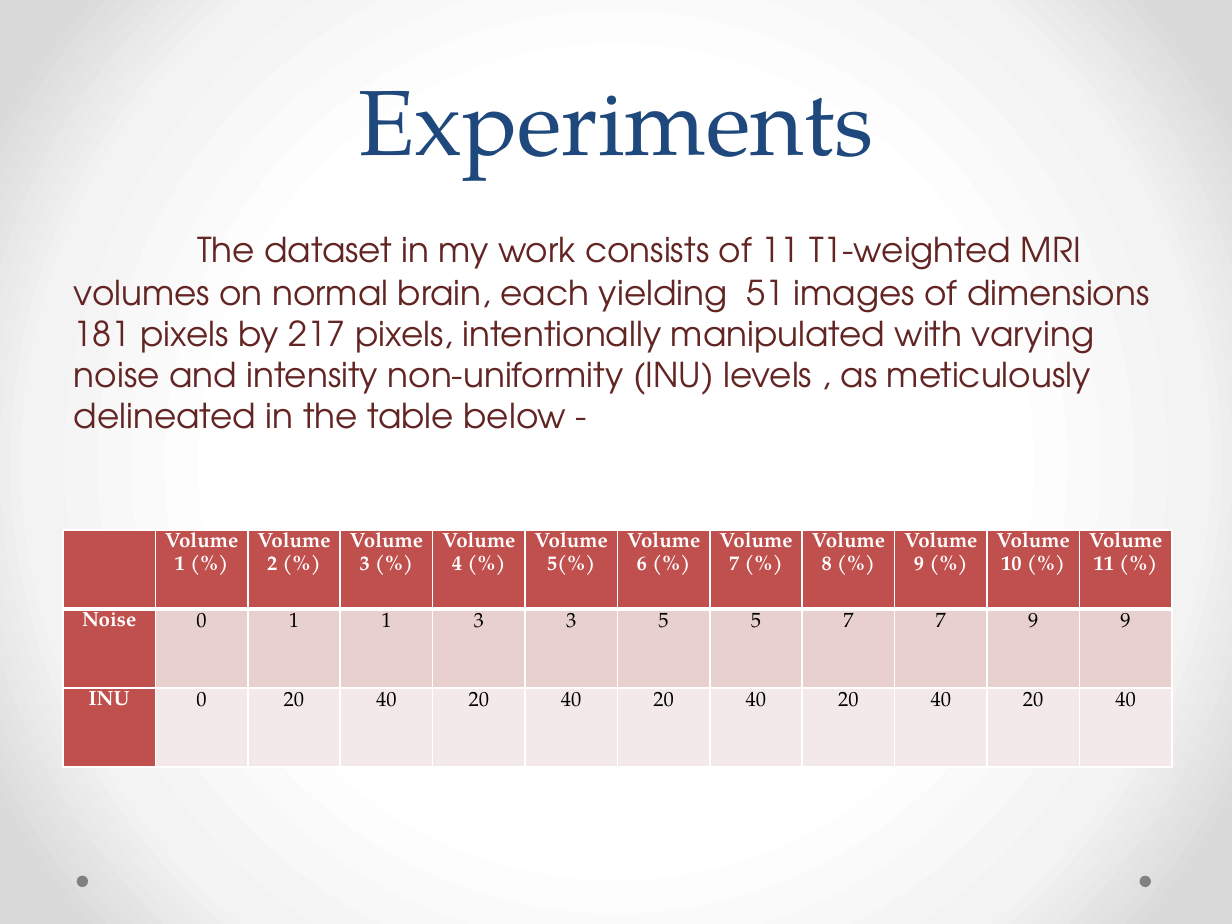
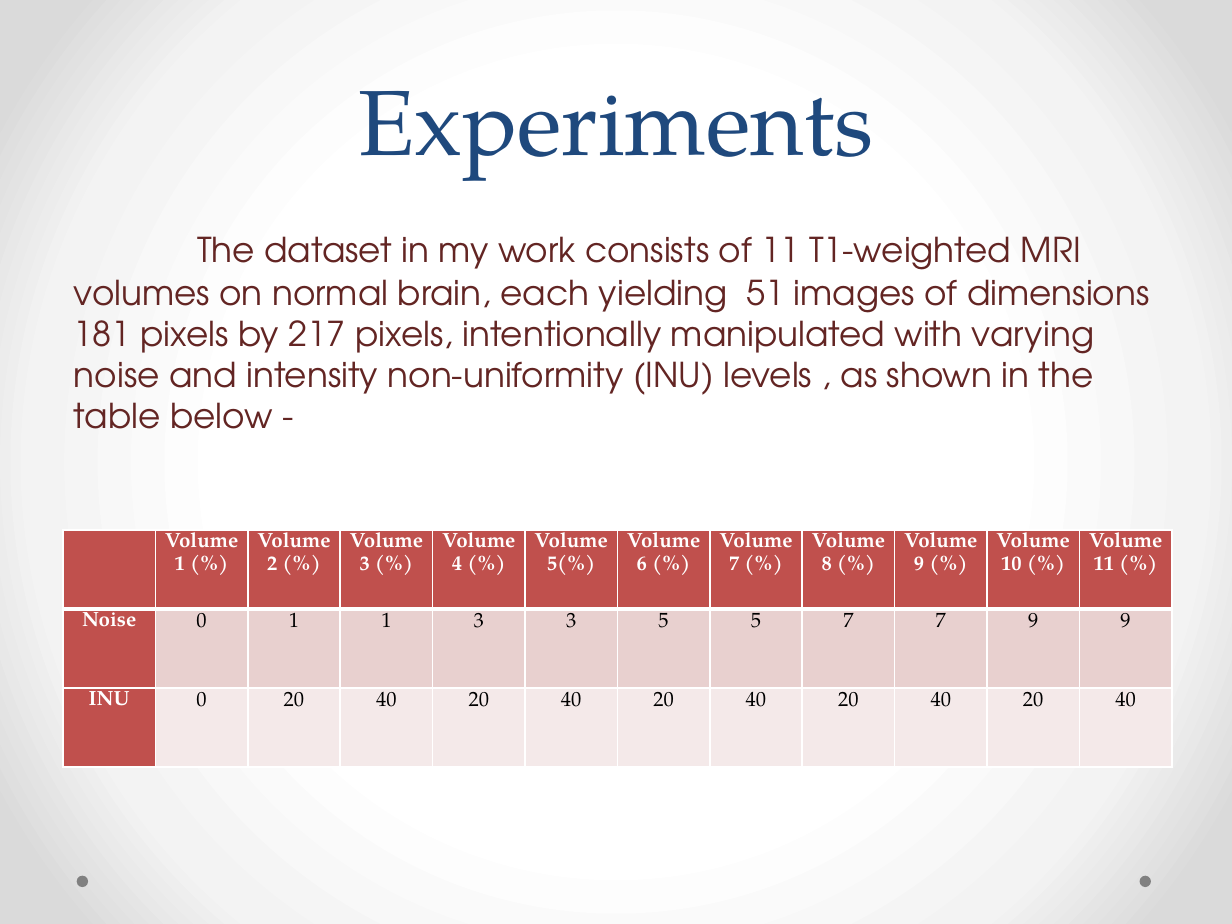
Before and after one commit to shrutipathak12321/Brain-Segmentation-using-RBFNN, a slide deck: slide 11 of Project_presentation.pptx. Drawn at 1232x924 pixels with LibreOffice and Linux fonts; fonts in the diff are those of the drawing. Boxes give left, top, right and bottom in pixels: in the first picture for what was removed or moved away, otherwise in the second. Text is boxed around its words. In the diff, an @@ line names an element or a change of style, - is before the commit and + after.

```diff
--- a/Project_presentation.pptx
+++ b/Project_presentation.pptx
@@ text at (74, 236, 1149, 429): text changed @@
-The dataset in my work consists of 11 T1-weighted MRI volumes on normal brain, each yielding 51 images of dimensions 181 pixels by 217 pixels, intentionally manipulated with varying noise and intensity non-uniformity (INU) levels , as meticulously delineated in the table below -
+The dataset in my work consists of 11 T1-weighted MRI volumes on normal brain, each yielding 51 images of dimensions 181 pixels by 217 pixels, intentionally manipulated with varying noise and intensity non-uniformity (INU) levels , as shown in the table below -
```
Also in this commit, not shown: 9 other slides changed, 1 slide added, 1 slide removed, 2 other files.
